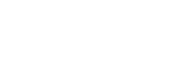
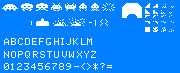
Layered file, before and after one edit (180×73). Changes by layer:
added layer "Background" over [0, 0, 180, 73]
